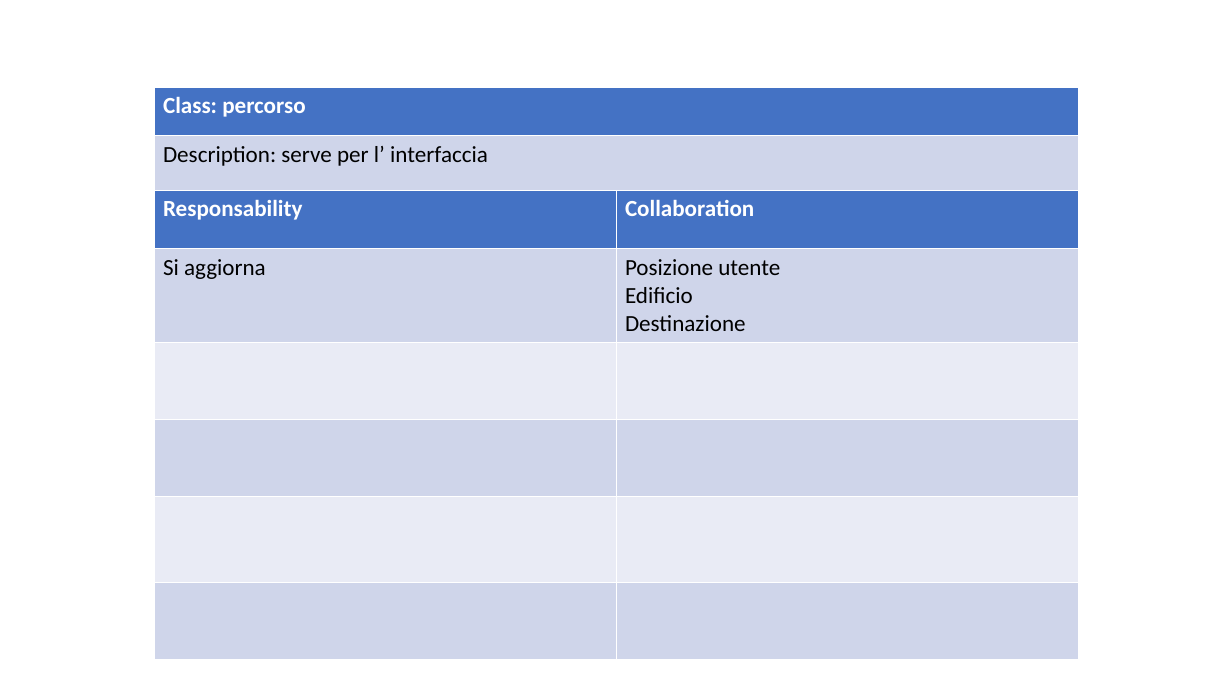
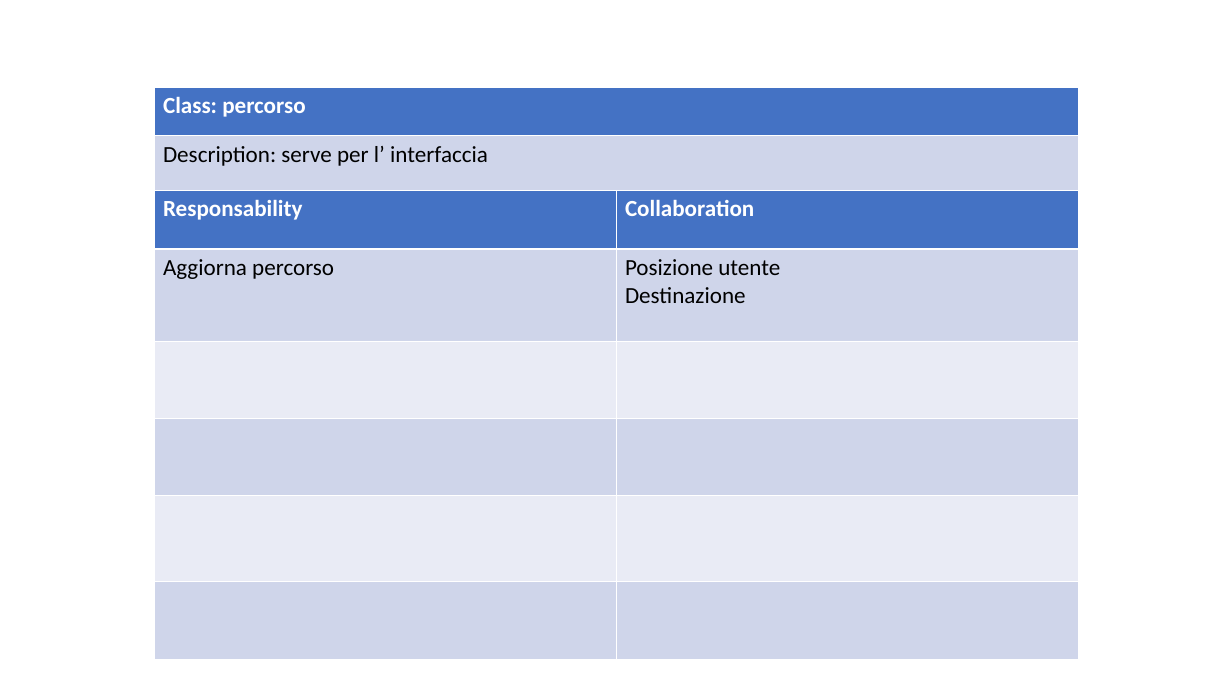
Before and after one commit to ecorradini/ProgettoIDS, a slide deck: slide 3 of AnalisiRequisiti/CRC/UT2/ClassiDiAnalisiUT2.ppt. Drawn at 1232x693 pixels with LibreOffice and Linux fonts; fonts in the diff are those of the drawing. Boxes give left, top, right and bottom in pixels: in the first picture for what was removed or moved away, otherwise in the second. Text is boxed around its words. In the diff, an @@ line names an element or a change of style, - is before the commit and + after.

```diff
--- a/AnalisiRequisiti/CRC/UT2/ClassiDiAnalisiUT2.ppt
+++ b/AnalisiRequisiti/CRC/UT2/ClassiDiAnalisiUT2.ppt
@@ table at (154,189,1078,658) @@
-row 2, column 1: Si aggiorna
+row 2, column 1: Aggiorna percorso
-row 2, column 2: Posizione utente / Edificio / Destinazione
+row 2, column 2: Posizione utente / Destinazione
```
Also in this commit, not shown: 5 other slides changed, 2 slides added, 1 slide removed, 1 other file.
